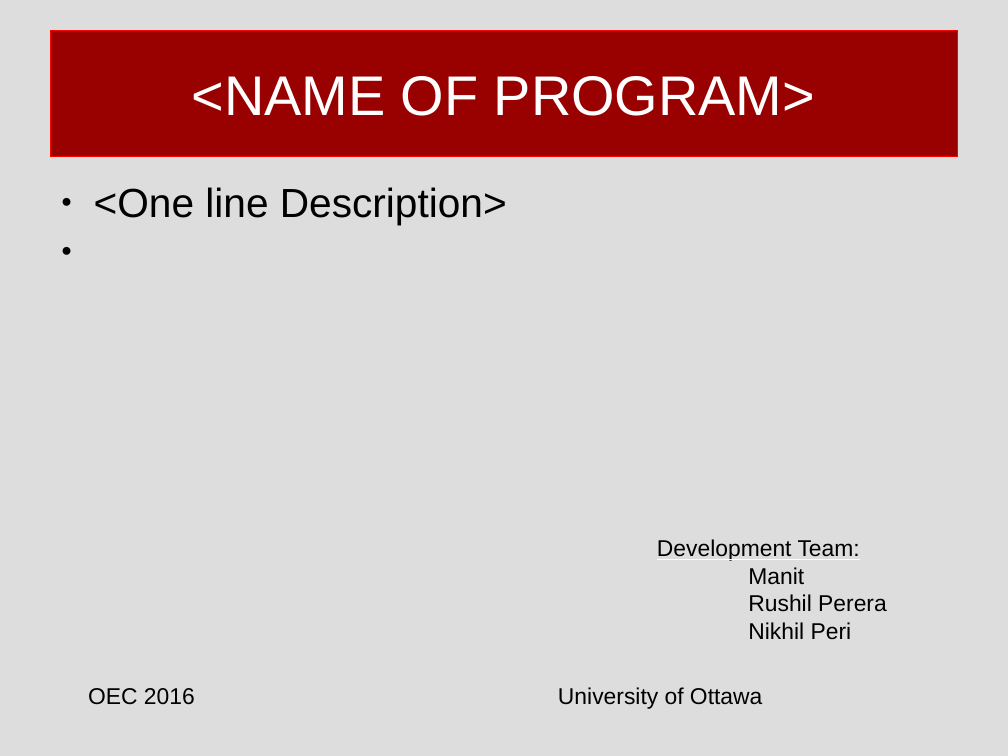
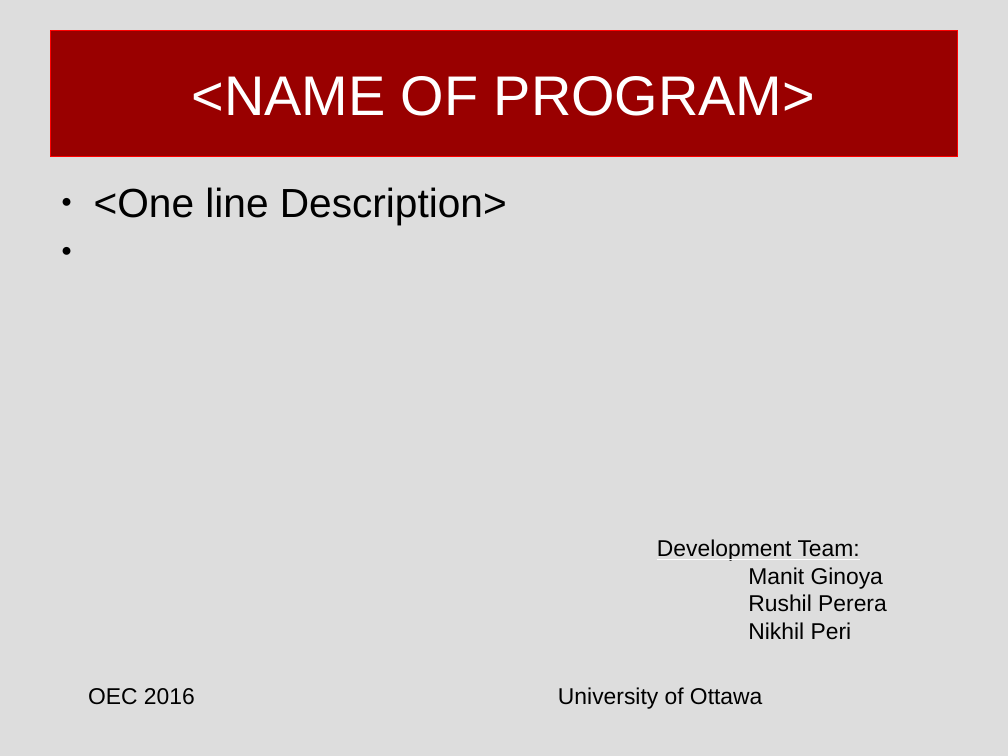
Before and after one commit to silverAndroid/OEC, a slide deck: slide 1 of Documentation/Presentation.pptx. Drawn at 1008x756 pixels with LibreOffice and Linux fonts; fonts in the diff are those of the drawing. Boxes give left, top, right and bottom in pixels: in the first picture for what was removed or moved away, otherwise in the second. Text is boxed around its words. In the diff, an @@ line names an element or a change of style, - is before the commit and + after.

```diff
--- a/Documentation/Presentation.pptx
+++ b/Documentation/Presentation.pptx
@@ text at bbox=[748, 567, 883, 589]: text changed @@
-Manit
+Manit Ginoya
```
Also in this commit, not shown: 1 other slide changed, 1 other file.
